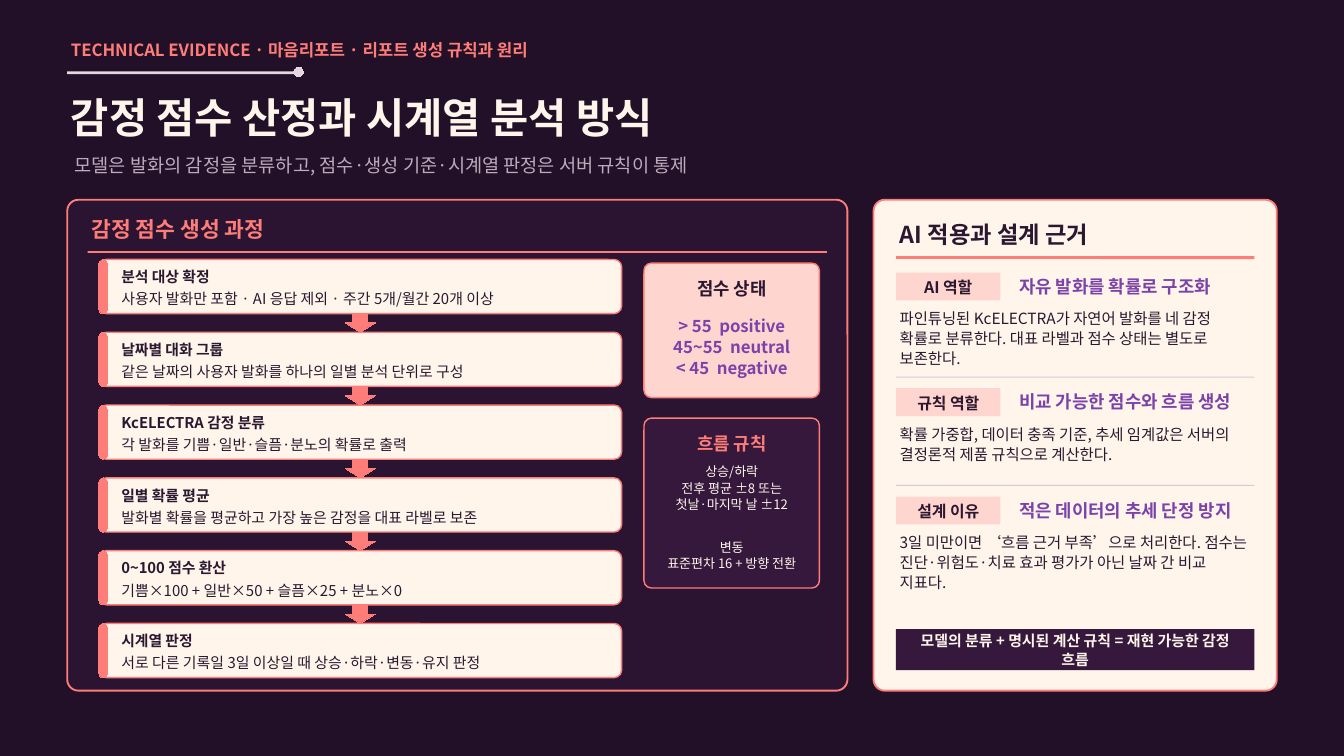
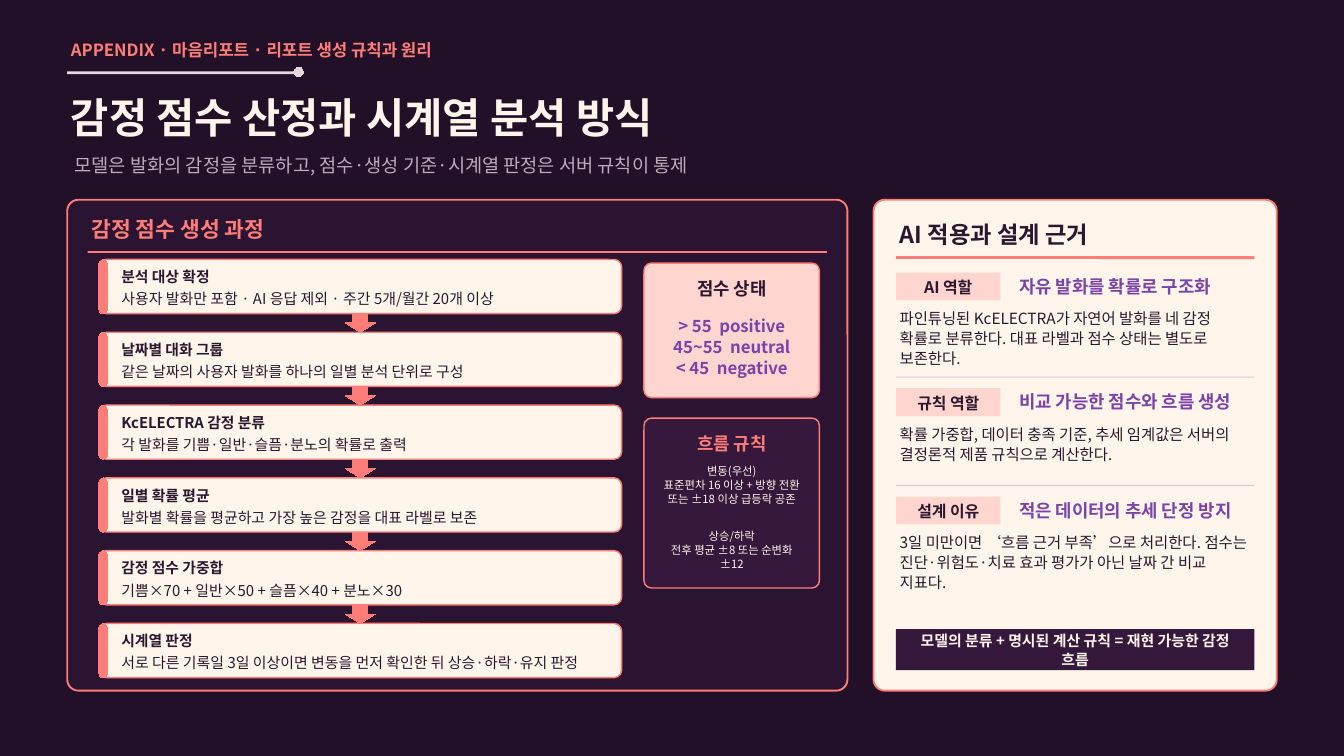
Before and after one commit to SKNETWORKS-FAMILY-AICAMP/SKN27-FINAL-4Team, a slide deck: slide 2 of output/presentation/빈틈사이_기능별_기술근거_부록.pptx. Drawn at 1344x756 pixels with LibreOffice and Linux fonts; fonts in the diff are those of the drawing. Boxes give left, top, right and bottom in pixels: in the first picture for what was removed or moved away, otherwise in the second. Text is boxed around its words. In the diff, an @@ line names an element or a change of style, - is before the commit and + after.

```diff
--- a/output/presentation/빈틈사이_기능별_기술근거_부록.pptx
+++ b/output/presentation/빈틈사이_기능별_기술근거_부록.pptx
@@ text at (71,42,432,58): text changed @@
-TECHNICAL EVIDENCE · 마음리포트 · 리포트 생성 규칙과 원리
+APPENDIX · 마음리포트 · 리포트 생성 규칙과 원리
@@ text at (664,465,800,504): paragraphs added @@
+변동(우선)
+표준편차 16 이상 + 방향 전환
+또는 ±18 이상 급등락 공존
@@ text at (709,530,755,542): size 10.5 to 9.1 pt in "상승/하락" @@
@@ text at (121,560,223,575): text changed @@
-0~100 점수 환산
+감정 점수 가중합
@@ text at (671,544,792,568): text changed; size 10.5 to 9.1 pt @@
-전후 평균 ±8 또는
-첫날·마지막 날 ±12
-변동
-표준편차 16 + 방향 전환
+전후 평균 ±8 또는 순변화 ±12
@@ text at (121,583,402,597): text changed @@
-기쁨×100 + 일반×50 + 슬픔×25 + 분노×0
+기쁨×70 + 일반×50 + 슬픔×40 + 분노×30
@@ text at (121,655,578,670): text changed @@
-서로 다른 기록일 3일 이상일 때 상승·하락·변동·유지 판정
+서로 다른 기록일 3일 이상이면 변동을 먼저 확인한 뒤 상승·하락·유지 판정
```
Also in this commit, not shown: 10 other slides changed, 7 other files.
